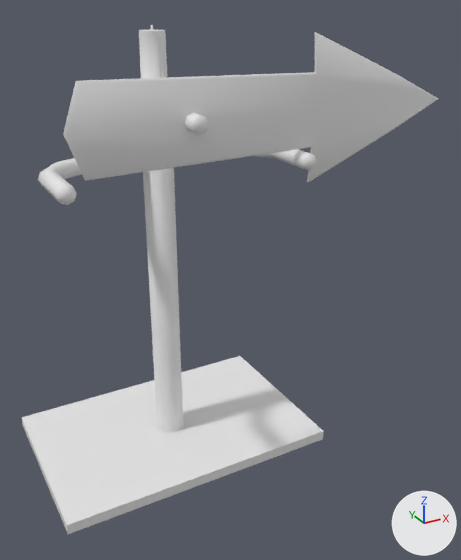
The FBX model T.I. 5 - RPG/Assets/FBX/UIobjects/TurnArrowUI.fbx, before and after one commit.
One viewpoint serves both versions: a 50 mm lens placed at (-1.46, -3.57, 2.86), pointed at (0.44, -0.12, 1.13). The axes (+X, +Y, +Z) are drawn at lower right. The lights are the same throughout. Where no turn or scale is listed for an object, it has been applied to the vertices.

The first picture shows 'TurnArrow', 'TurnArrowStand'.
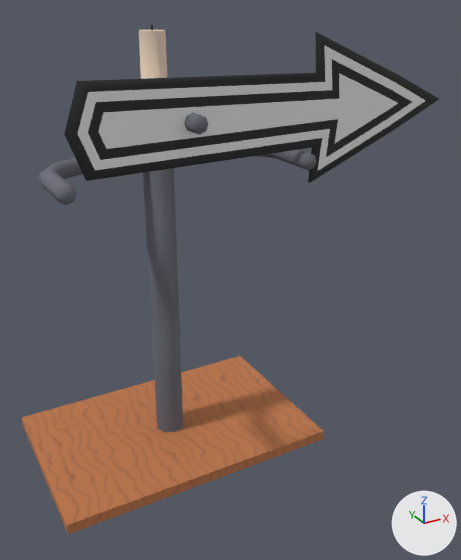
Scene script edits in JSON lines:
```json
{"op": "add", "block": "img_combatuialbedo_png", "code": ["img_combatuialbedo_png = load_image('CombatUIAlbedo.png', '../../MatImages/ObjectsTex/CombatUIAlbedo.png', 2048, 2048, 'sRGB')"]}
{"op": "add", "block": "mat_combatuimat", "code": ["mat_combatuimat = principled_material('CombatUIMat')", "mat_combatuimat.texture = img_combatuialbedo_png", "mat_combatuimat.roughness = 0.891"]}
{"op": "add", "block": "mat_arrowcolorchangemat", "code": ["mat_arrowcolorchangemat = principled_material('ArrowColorChangeMat')", "mat_arrowcolorchangemat.base_color = (0.8, 0.8, 0.8)  # white #e7e7e7"]}
{"block": "me_turnarrow_001", "where": "# used by ob_turnarrow; location = (0.0, -0.488, 2.271)"}
{"op": "remove", "block": "me_turnarrow_001", "code": "me_turnarrow_001.from_pydata(...)  # 32 vertices, 32 faces; spans x -0.68..1.77, y -0.01..0.01, z -0.43..0.43"}
{"op": "add", "block": "me_turnarrow_001", "code": "me_turnarrow_001.from_pydata(...)  # 92 vertices, 92 faces; spans x -0.68..1.77, y -0.01..0.01, z -0.43..0.43"}
{"block": "me_turnarrow_001", "change": "me_turnarrow_001 part 1"}
{"block": "me_turnarrow_001", "change": "2 vertices are removed from x 0.79, y -0.01..0.01, z 0.0"}
{"block": "me_turnarrow_001", "change": "12 faces are deleted"}
{"block": "me_turnarrow_001", "change": "62 vertices are added at x -0.62..1.63, y -0.01..0.01, z -0.36..0.36"}
{"block": "me_turnarrow_001", "change": "32 new faces join them, mat_arrowcolorchangemat (white #e7e7e7)"}
{"block": "me_turnarrow_001", "change": "40 new faces join them, mat_combatuimat (picture img_combatuialbedo_png)"}
{"block": "me_turnarrow_001", "change": "me_turnarrow_001 part 2: 20 faces spanning x -0.68..1.77, y -0.01..0.01, z -0.43..0.43 switch from no material to mat_combatuimat (picture img_combatuialbedo_png)"}
{"op": "add", "block": "me_turnarrow_001", "code": "me_turnarrow_001.materials.append(mat_arrowcolorchangemat)  # white #e7e7e7"}
{"block": "me_turnarrowstand_001", "where": "me_turnarrowstand_001.from_pydata(...)  # 193 vertices, 186 faces; spans x -0.93..0.93, y -0.61..0.6, z -0.04..2.73"}
{"block": "me_turnarrowstand_001", "where": "# used by ob_turnarrowstand; location = (0.0, 0.0, 0.0)"}
{"block": "me_turnarrowstand_001", "change": "me_turnarrowstand_001 part 3: texture (UV) coordinates of 186 of 186 faces, centred in x -0.93..0.93, y -0.6..0.6, z -0.04..2.73, changed; they spanned u 0.0..1.0, v 0.0..1.0 and now span u 0.31..0.87, v 0.14..0.87"}
{"op": "add", "block": "me_turnarrowstand_001", "code": "me_turnarrowstand_001.materials.append(mat_combatuimat)  # picture img_combatuialbedo_png"}
{"op": "set", "path": "ob_turnarrow.location", "old": "(0.0, -0.488, 2.271)", "new": "(0.003, -0.495, 2.27)"}
```

Pixel boxes [x1, y1, x2, y2] of what changed, in the pictures (461 x 560 px):
```json
{"object": "TurnArrowStand", "change": "recoloured, surface changed", "before": [22, 25, 324, 534], "after": [22, 25, 324, 534], "on screen": "white to brown"}
{"object": "TurnArrow", "change": "reshaped, moved", "before": [63, 32, 438, 183], "after": [64, 32, 439, 183]}
{"part": 1, "of": "me_turnarrow_001", "change": "built on", "before": [68, 34, 435, 182], "after": [69, 33, 437, 182]}
{"part": 2, "of": "me_turnarrow_001", "change": "recoloured", "before": [64, 33, 318, 182], "after": [64, 33, 318, 182], "on screen": "grey to black"}
```
